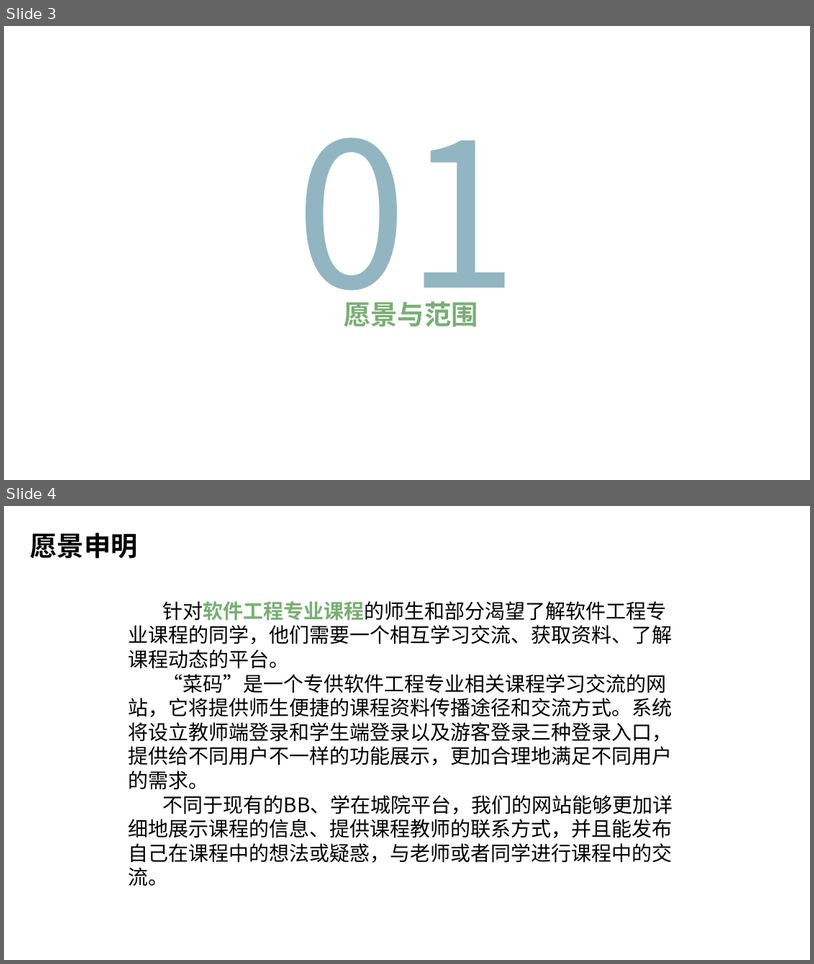
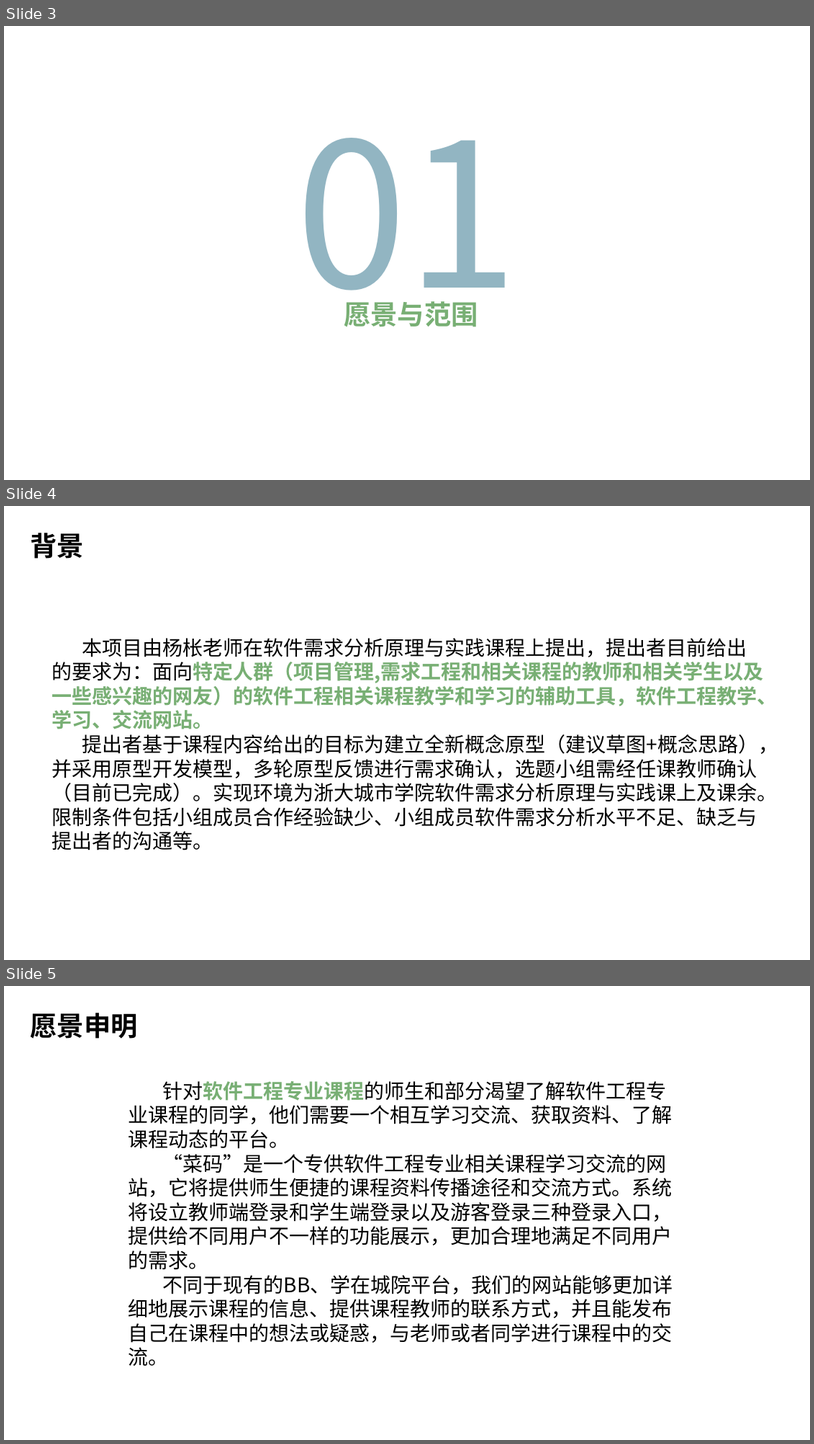
Before and after one commit to Ysuny2333/SRA2022-G15, a slide deck: 软件需求规格说明/SRA2022-G15-需求规格说明PPT.pptx. Shown one above the other, each under a label of ours: slides 3 and 4 before the commit, slides 3, 4 and 5 after it. The pictures are 814x964 and 814x1444 pixels, drawn with LibreOffice and Linux fonts; fonts in the diff are those of the drawing; background and template pictures are left out. Boxes give left, top, right and bottom in pixels: in the first picture for what was removed or moved away, otherwise in the second. Text is boxed around its words. In the diff, an @@ line names an element or a change of style, - is before the commit and + after.

Commit message:
Update SRA2022-G15-需求规格说明PPT.pptx
SRA2022-G15-软件需求规格说明(SRS)v0.2.0

```diff
--- a/软件需求规格说明/SRA2022-G15-需求规格说明PPT.pptx
+++ b/软件需求规格说明/SRA2022-G15-需求规格说明PPT.pptx
@@ slide 4 added at (4, 506, 810, 960), background picture (left out) @@
@@ text added at (30, 533, 84, 559), 32 pt, text #000000, bold @@
+背景
@@ text added at (52, 638, 779, 850), 24 pt, text #000000 @@
+本项目由杨枨老师在软件需求分析原理与实践课程上提出，提出者目前给出的要求为：面向特定人群（项目管理,需求工程和相关课程的教师和相关学生以及一些感兴趣的网友）的软件工程相关课程教学和学习的辅助工具，软件工程教学、学习、交流网站。
+提出者基于课程内容给出的目标为建立全新概念原型（建议草图+概念思路），并采用原型开发模型，多轮原型反馈进行需求确认，选题小组需经任课教师确认（目前已完成）。实现环境为浙大城市学院软件需求分析原理与实践课上及课余。限制条件包括小组成员合作经验缺少、小组成员软件需求分析水平不足、缺乏与提出者的沟通等。
@@ what was slide 4 is now slide 5 @@
```
Also in this commit, not shown: 10 slides changed, 16 other slides added.
